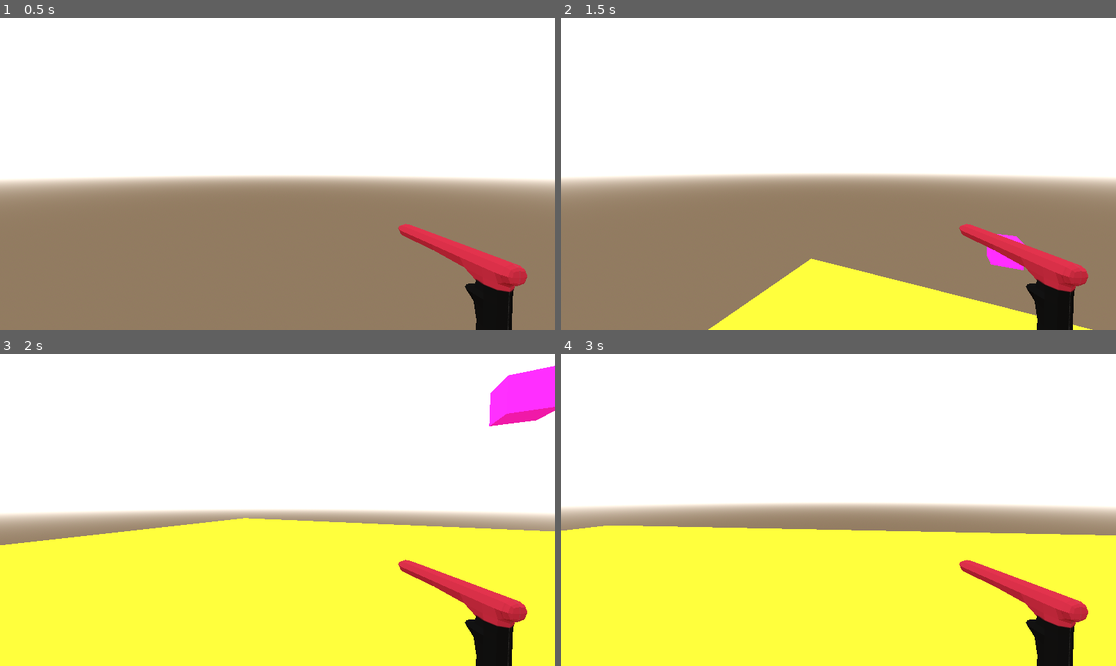
Above: before the commit, frames 1-4 (two rows, left to right).
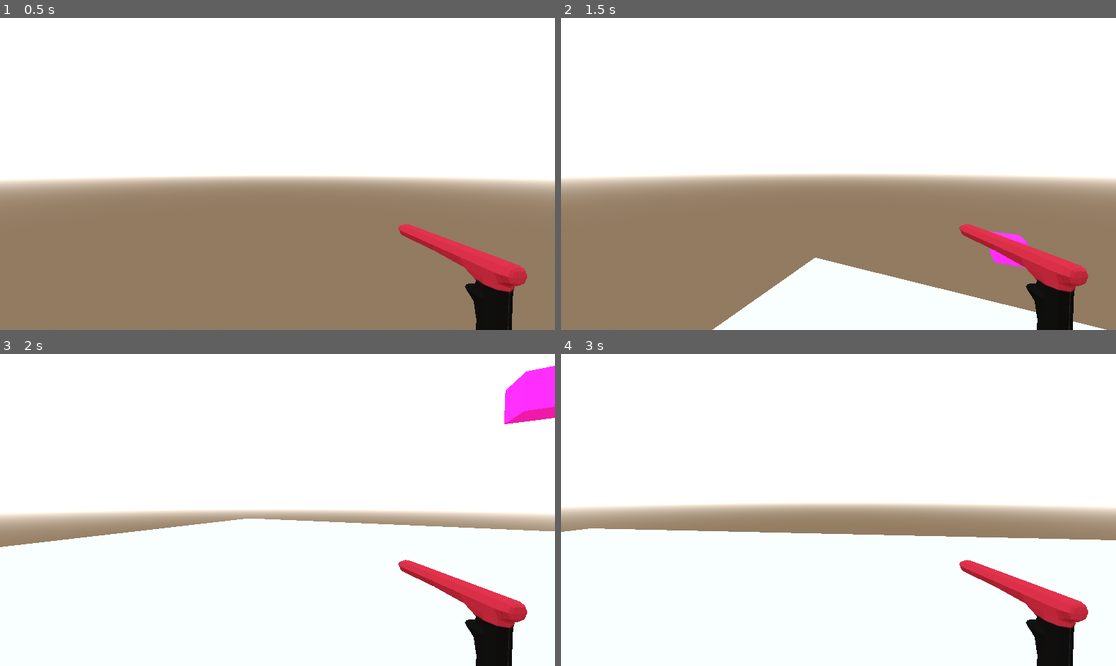
Above: after the commit, the same moments.

Repository: jamesrayment/jamesrayment2024-digital-internal
Game: Godot game, scene res://node_3d.tscn
The game is run twice, just before and just after one commit, with the same random seed, the same clock (stepped at 60 frames per second) and the same inputs.
Inputs (mouse positions are in pixels of both pictures, inside the frame that each line leads up to):
- Up to frame 1 (0.5 s): no input
- Up to frame 2 (1.5 s): tap Enter (ui_accept) at 0.5, 0.77, 1.25 s; move the mouse to (960, 158) at 0.52 s; hold Right (ui_right) 0.53-1.28 s; tap Shift (Shift, bound only after the commit) at 0.6 s; move the mouse to (810, 174) at 1.27 s; hold Up (ui_up) from 1.28 s (still down); tap C (Crouch) at 1.35 s
- Up to frame 3 (2 s): keep holding Up (ui_up); tap Enter (ui_accept) at 1.52 s; tap Shift (Shift, bound only after the commit) at 1.55 s
- Up to frame 4 (3 s): keep holding Up (ui_up); move the mouse to (849, 503) at 2.02 s; press the mouse at (849, 503) at 2.03 s; tap Shift (Shift, bound only after the commit) at 2.3, 2.85 s; move the mouse to (832, 516) at 2.77 s; release the mouse at (832, 516) at 2.78 s

Frame 1 is identical in both runs. In frame 2, 8.3% of the frame differs, in the area x 26-99%, y 68-100%; in frame 3, 42%, in the area x 0-100%, y 3-100%; in frame 4, 41%.

Commit message:
Added Sprint
Adding sprint mechanic by holding shift

Diff:
--- a/Gdottesting/Player.gd
+++ b/Gdottesting/Player.gd
@@ -1,7 +1,7 @@
 extends CharacterBody3D
 
 
-const SPEED = 5.0
+var SPEED = 5.0
 const JUMP_VELOCITY = 4.5
 
 #crouching
@@ -76,6 +76,12 @@
 	global.player_coins += 1
 	#print(global.player_coins)
 
+	#sprint mechanics
+	if Input.is_action_just_pressed("Shift"):
+		SPEED = 10.0
+	elif Input.is_action_just_released("Shift"):
+		SPEED = 5.0
+
 func toggle_crouch():
 	if _is_crouching == true:
 		ANIMATIONPLAYER.play("crouch", -1, -crouch_speed, true)
--- a/Gdottesting/node_3d.tscn
+++ b/Gdottesting/node_3d.tscn
@@ -12,7 +12,7 @@
 [sub_resource type="BoxMesh" id="BoxMesh_hx5da"]
 
 [sub_resource type="StandardMaterial3D" id="StandardMaterial3D_4flp0"]
-albedo_color = Color(1, 1, 0.0313726, 1)
+albedo_color = Color(0.6, 1, 0.752941, 0.54902)
 
 [sub_resource type="CapsuleShape3D" id="CapsuleShape3D_qcfni"]
 
--- a/Gdottesting/project.godot
+++ b/Gdottesting/project.godot
@@ -68,3 +68,8 @@
 "events": [Object(InputEventKey,"resource_local_to_scene":false,"resource_name":"","device":-1,"window_id":0,"alt_pressed":false,"shift_pressed":false,"ctrl_pressed":false,"meta_pressed":false,"pressed":false,"keycode":0,"physical_keycode":67,"key_label":0,"unicode":99,"echo":false,"script":null)
 ]
 }
+Shift={
+"deadzone": 0.5,
+"events": [Object(InputEventKey,"resource_local_to_scene":false,"resource_name":"","device":-1,"window_id":0,"alt_pressed":false,"shift_pressed":false,"ctrl_pressed":false,"meta_pressed":false,"pressed":false,"keycode":0,"physical_keycode":4194325,"key_label":0,"unicode":0,"echo":false,"script":null)
+]
+}
